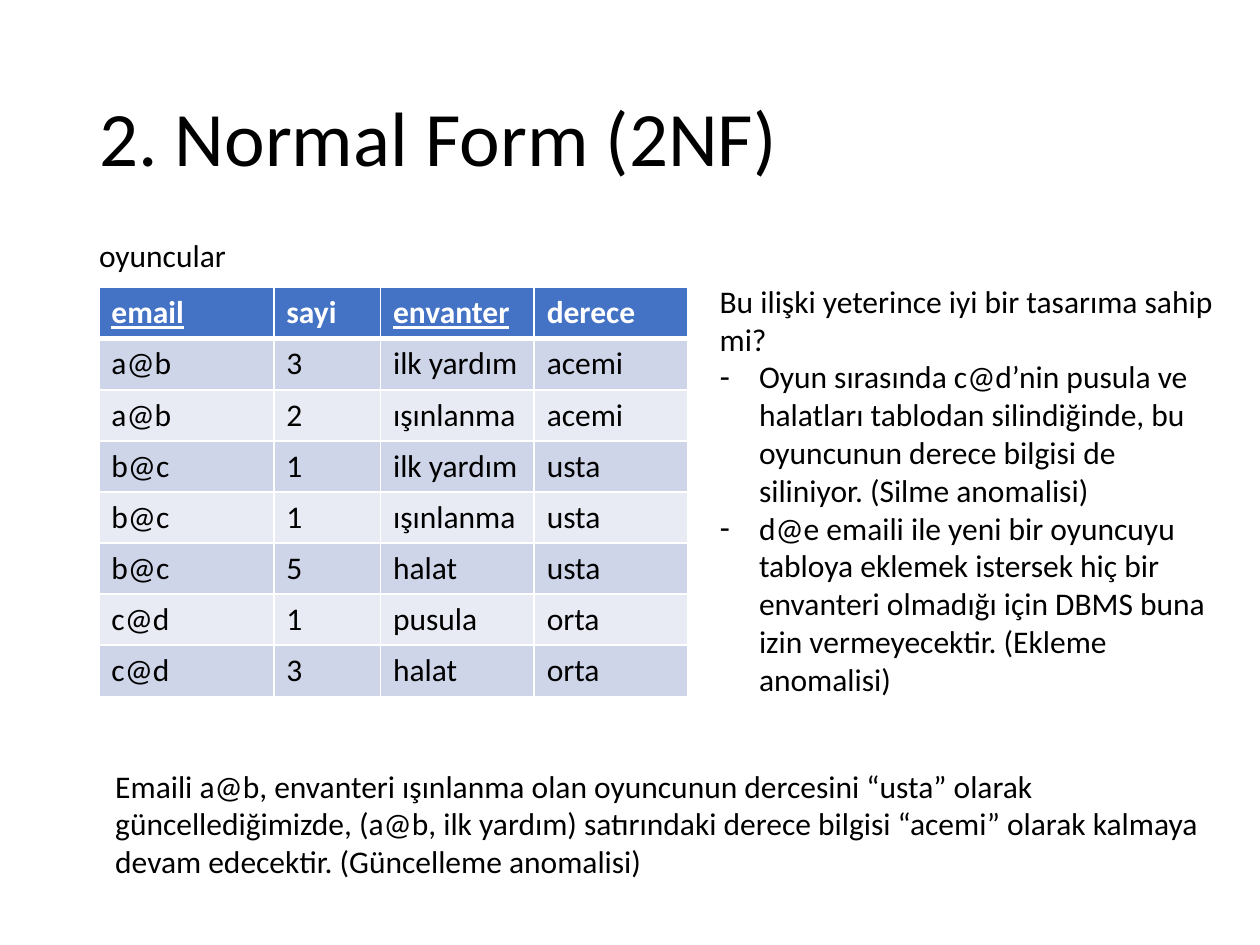
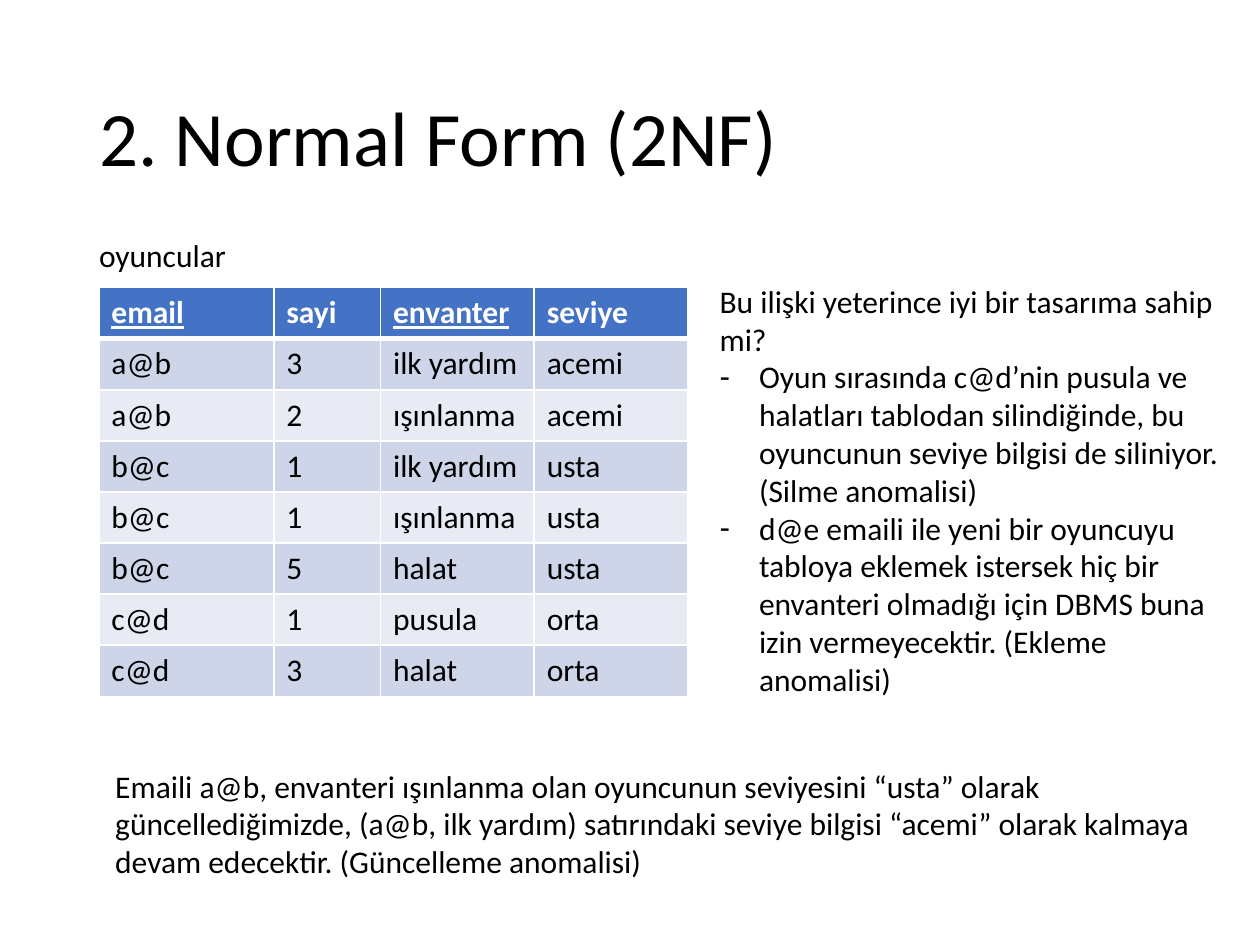
Before and after one commit to ihpar/dbms, a slide deck: slide 3 of Slides/Ders 5.1 Design 2NF.pptx. Drawn at 1260x945 pixels with LibreOffice and Linux fonts; fonts in the diff are those of the drawing. Boxes give left, top, right and bottom in pixels: in the first picture for what was removed or moved away, otherwise in the second. Text is boxed around its words. In the diff, an @@ line names an element or a change of style, - is before the commit and + after.

```diff
--- a/Slides/Ders 5.1 Design 2NF.pptx
+++ b/Slides/Ders 5.1 Design 2NF.pptx
@@ table at box(98, 287, 688, 696) @@
-row 1, column 4: derece
+row 1, column 4: seviye
@@ text at box(759, 366, 1218, 506): text changed @@
-– Oyun sırasında c@d’nin pusula ve halatları tablodan silindiğinde, bu oyuncunun derece bilgisi de siliniyor. (Silme anomalisi)
+– Oyun sırasında c@d’nin pusula ve halatları tablodan silindiğinde, bu oyuncunun seviye bilgisi de siliniyor. (Silme anomalisi)
@@ text at box(115, 775, 1189, 877): text changed @@
-Emaili a@b, envanteri ışınlanma olan oyuncunun dercesini “usta” olarak güncellediğimizde, (a@b, ilk yardım) satırındaki derece bilgisi “acemi” olarak kalmaya devam edecektir. (Güncelleme anomalisi)
+Emaili a@b, envanteri ışınlanma olan oyuncunun seviyesini “usta” olarak güncellediğimizde, (a@b, ilk yardım) satırındaki seviye bilgisi “acemi” olarak kalmaya devam edecektir. (Güncelleme anomalisi)
```
Also in this commit, not shown: 3 other slides changed, 1 slide added, 8 other files.
